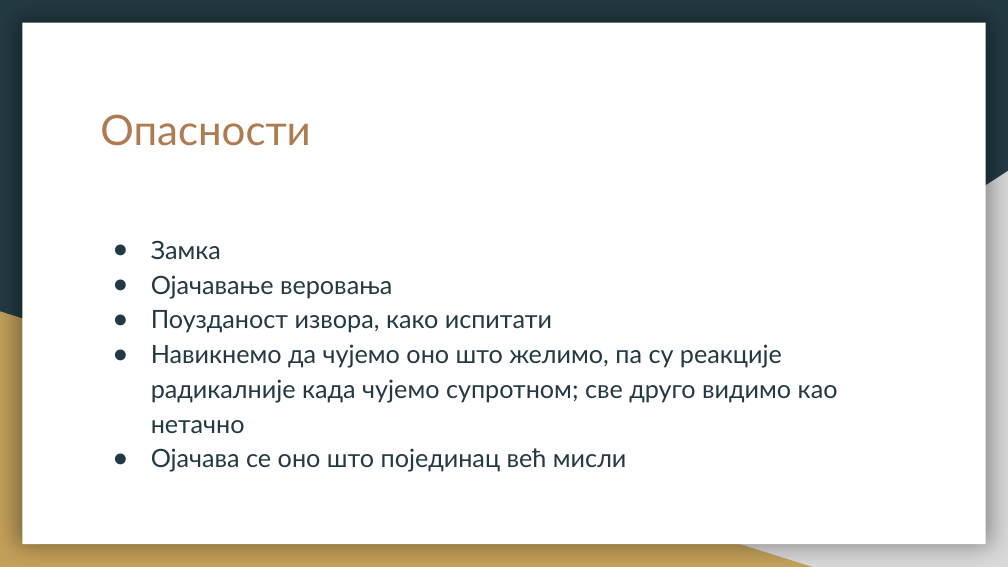
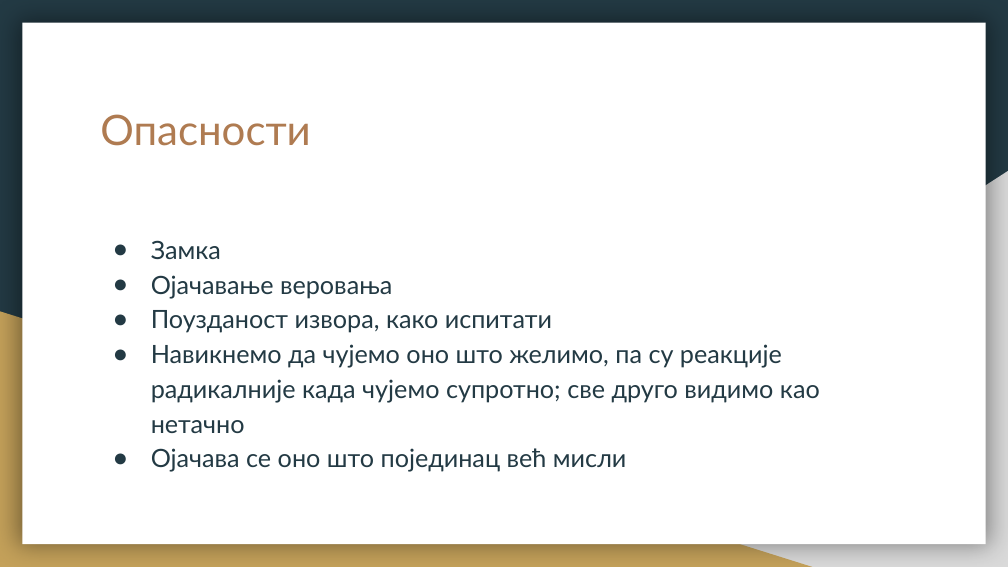
Before and after one commit to vukvuk21/RID, a slide deck: slide 23 of rid_2022_seminarski/mi18130_Bogdan_Markovic/predavanje_2/BogdanMarkovicPrezentacija.pptx. Drawn at 1008x567 pixels with LibreOffice and Linux fonts; fonts in the diff are those of the drawing. Boxes give left, top, right and bottom in pixels: in the first picture for what was removed or moved away, otherwise in the second. Text is boxed around its words. In the diff, an @@ line names an element or a change of style, - is before the commit and + after.

```diff
--- a/rid_2022_seminarski/mi18130_Bogdan_Markovic/predavanje_2/BogdanMarkovicPrezentacija.pptx
+++ b/rid_2022_seminarski/mi18130_Bogdan_Markovic/predavanje_2/BogdanMarkovicPrezentacija.pptx
@@ text at <box>151,344,820,433</box>: text changed @@
-● Навикнемо да чујемо оно што желимо, па су реакције радикалније када чујемо супротном; све друго видимо као нетачно
+● Навикнемо да чујемо оно што желимо, па су реакције радикалније када чујемо супротно; све друго видимо као нетачно
```
Also in this commit, not shown: 10 other slides changed, 1 other file.
